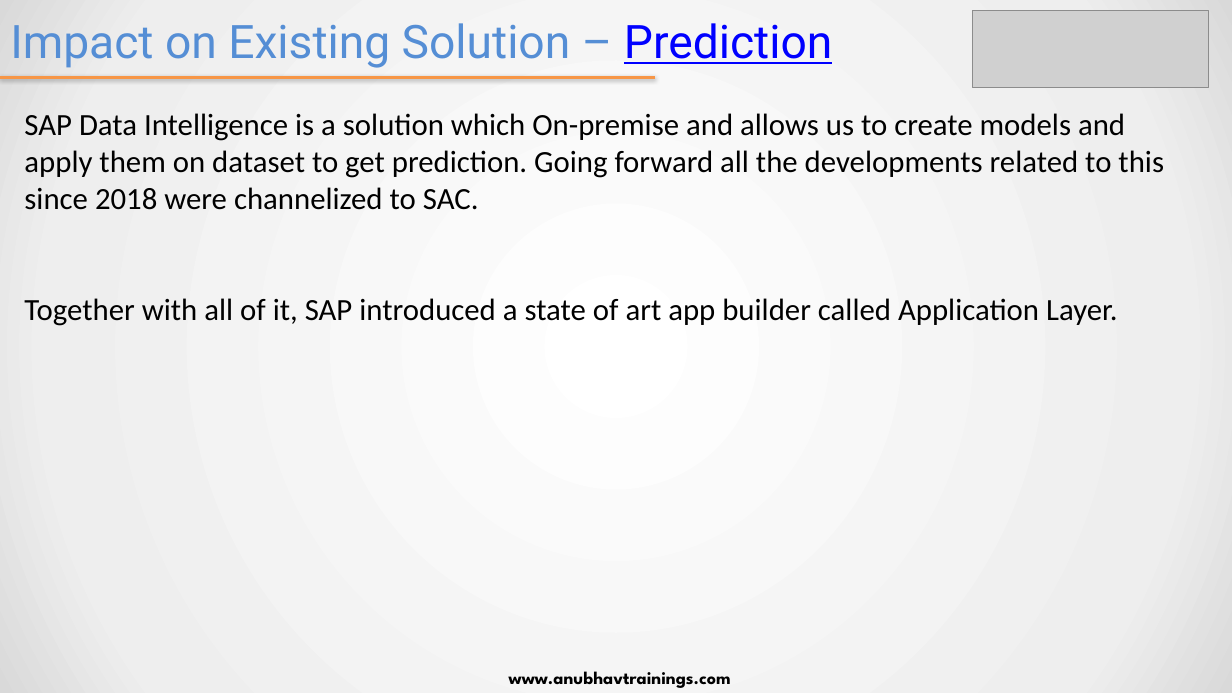
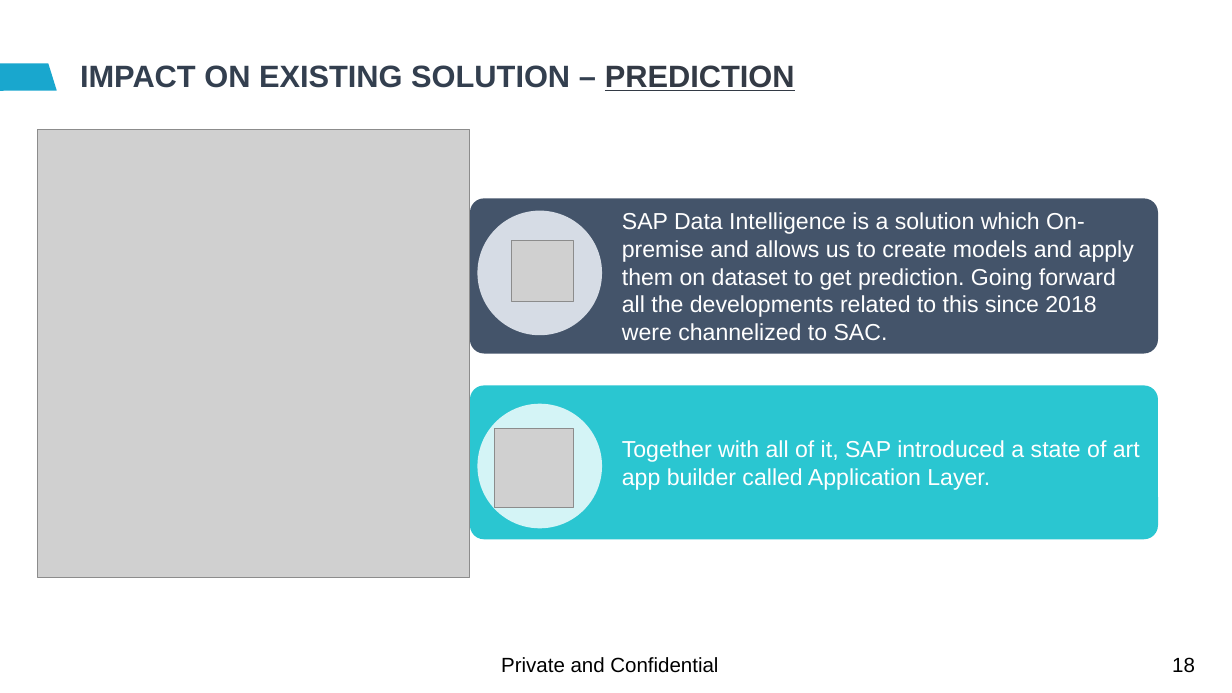
Before and after one commit to soyuztechnologies/EY_SAC_Feb2022, a slide deck: slide 18 of day 1/SAC_Training Day 1.pptx (slide 15 before the commit). Drawn at 1232x693 pixels with LibreOffice and Linux fonts; fonts in the diff are those of the drawing; grey boxes stand for pictures; background and template pictures are left out. Boxes give left, top, right and bottom in pixels: in the first picture for what was removed or moved away, otherwise in the second. Text is boxed around its words. In the diff, an @@ line names an element or a change of style, - is before the commit and + after.

```diff
--- a/day 1/SAC_Training Day 1.pptx
+++ b/day 1/SAC_Training Day 1.pptx
@@ background gradient #FFFFFF to #EEEEEE to #D9D9D9 to #FFFFFF @@
@@ picture removed at (973,11,1209,88) @@
@@ page number added at (1196,30,1226,71), 10 pt, text #FFFFFF @@
+18
@@ line removed from (0, 78) to (655, 78) @@
@@ freeform shape added at (0,64,56,91), fill #19A7CE @@
@@ title at (80,65,795,91): text changed; size 36 to 24 pt; font Roboto to Arial; text colour #558ED5 to #333F50; bold on @@
-Impact on Existing Solution – Prediction
+IMPACT ON EXISTING SOLUTION – PREDICTION
@@ picture added at (38,129,470,578) @@
@@ rounded rectangle "SAP Data Intelligence is a ...": place and size @@
-rounded rectangle "SAP Data Intelligence is a ..." at (24,113,1164,326)
+rounded rectangle "SAP Data Intelligence is a ..." at (470,199,1159,354)
@@ rounded rectangle "SAP Data Intelligence is a ..." at (470,199,1159,354): size 24 to 18 pt, font Calibri to Arial, text colour #000000 to #FFFFFF; vertical alignment top to middle; fill none to #44546A @@
@@ ellipse added at (478,211,603,335), fill #D6DCE5 @@
@@ picture added at (512,240,574,302) @@
@@ text in rounded rectangle at (24,298,1117,326): paragraph removed @@
-Together with all of it, SAP introduced a state of art app builder called Application Layer.
@@ rounded rectangle added at (470,385,1159,540), fill #2AC6D1, 18 pt, text #FFFFFF @@
+Together with all of it, SAP introduced a state of art app builder called Application Layer.
@@ ellipse added at (478,404,603,529), fill #D4F4F6 @@
@@ picture added at (494,429,573,507) @@
@@ text added at (501,657,718,673), 16 pt, text #000000 @@
+Private and Confidential
@@ page number added at (1172,657,1195,673), 16 pt, text #000000 @@
+18
@@ text removed at (509,671,731,688) @@
-www.anubhavtrainings.com
```
Also in this commit, not shown: 21 other slides changed, 11 slides added, 5 slides removed.
